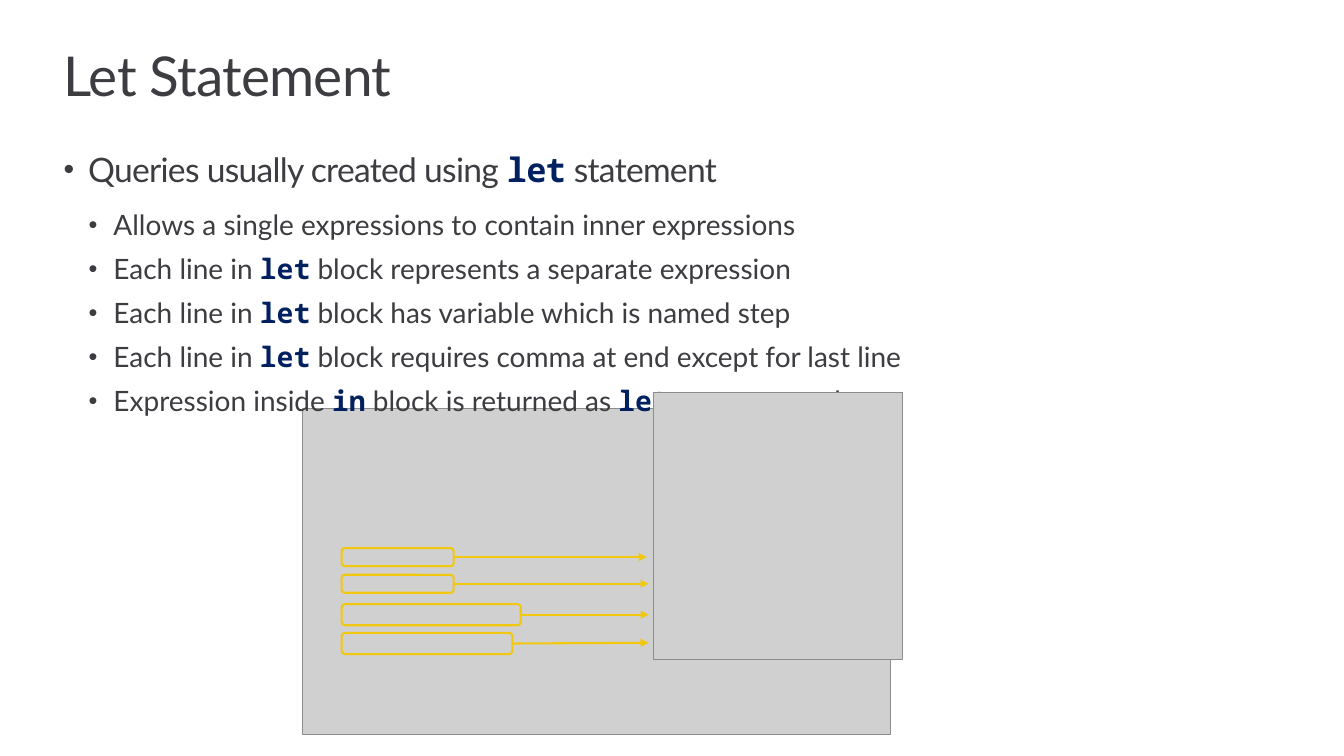
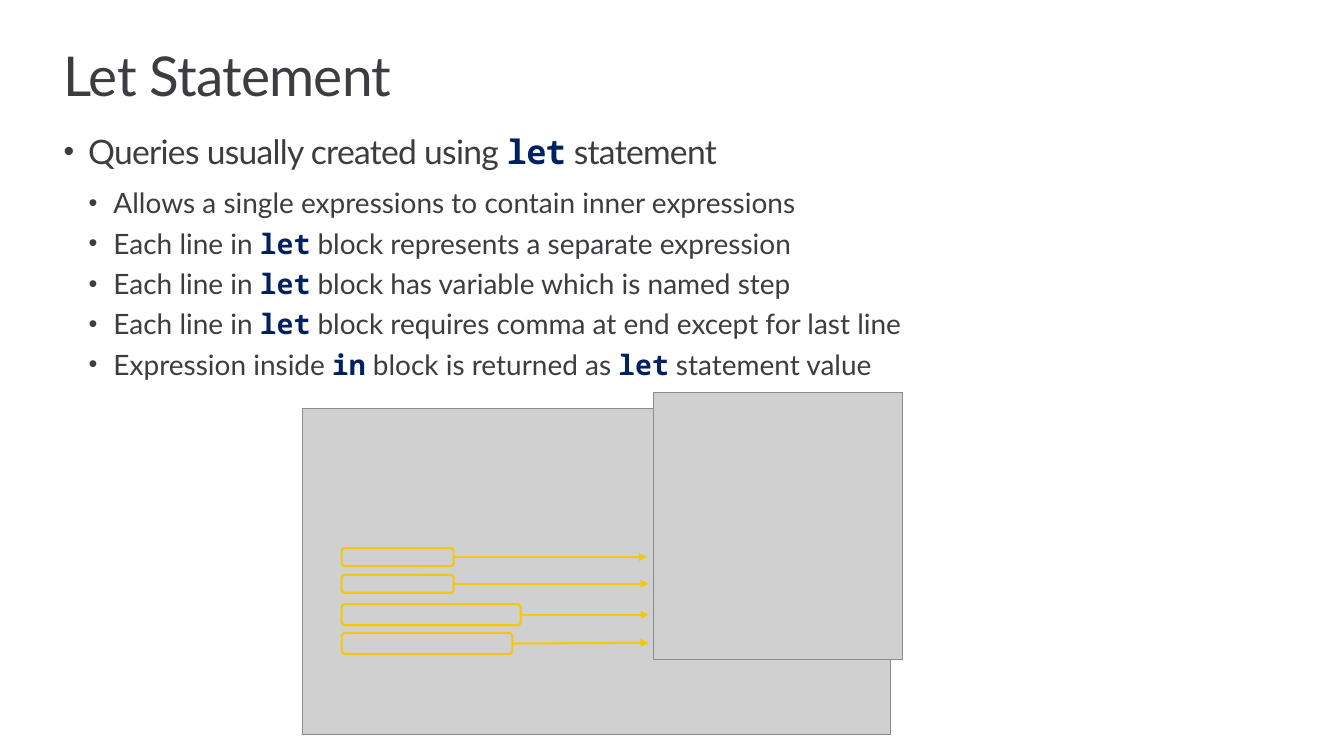
Before and after one commit to PowerBiDevCamp/Camp-Sessions, a slide deck: slide 18 of Session 08 - Intro to M Programming.pptx (slide 14 before the commit). Drawn at 1344x756 pixels with LibreOffice and Linux fonts; fonts in the diff are those of the drawing; grey boxes stand for pictures; background and template pictures are left out. Boxes give left, top, right and bottom in pixels: in the first picture for what was removed or moved away, otherwise in the second. Text is boxed around its words. In the diff, an @@ line names an element or a change of style, - is before the commit and + after.

```diff
--- a/Session 08 - Intro to M Programming.pptx
+++ b/Session 08 - Intro to M Programming.pptx
@@ text "Queries usually created using let ...": place and size @@
-text "Queries usually created using let ..." at (88,156,901,419)
+text "Queries usually created using let ..." at (88,138,901,380)
@@ text "Queries usually created using let ..." at (88,138,901,380): line spacing 1 to 29.4pt; line spacing 32pt to 29.4pt @@
```
Also in this commit, not shown: 7 other slides changed, 23 slides added, 14 slides removed, 1 other file.
